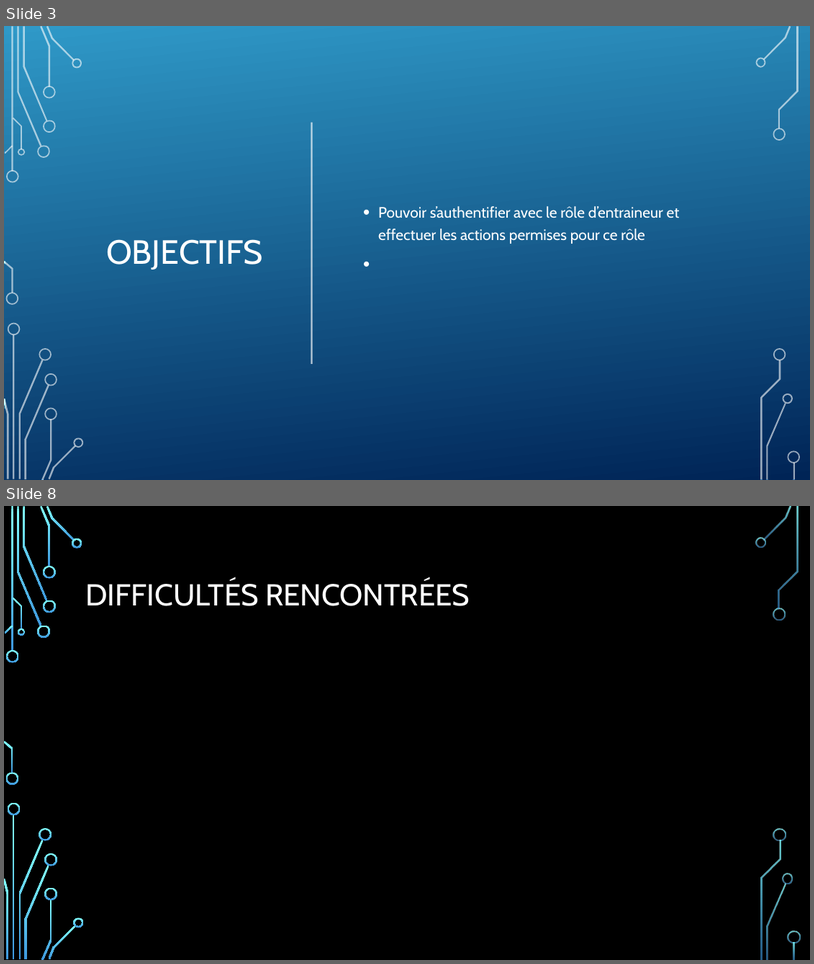
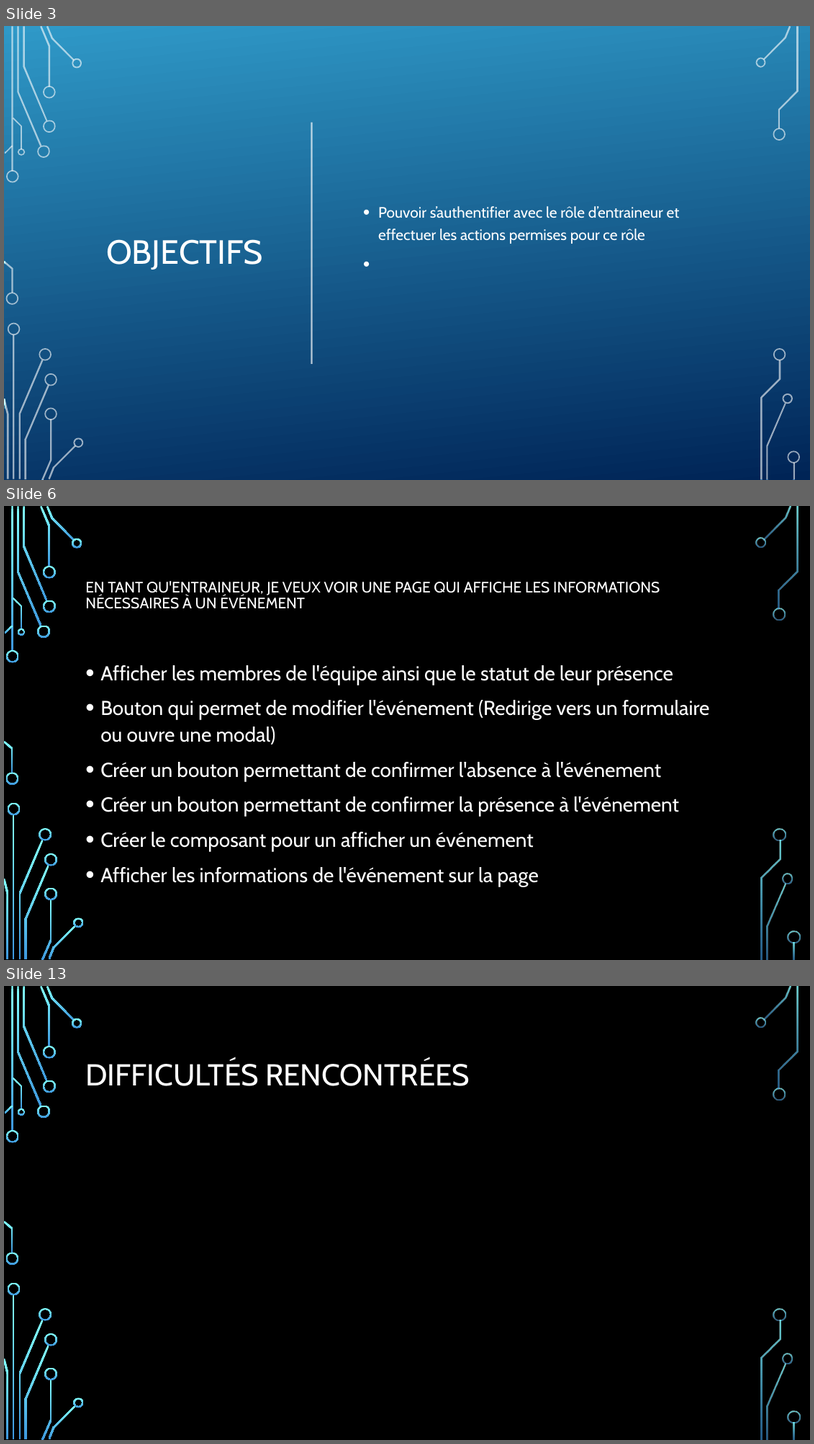
Before and after one commit to DFC-Informatique-Cegep-de-Sainte-Foy/GestionEquipesSportives, a slide deck: Documentation/Revue 3/Presentation_Revue_3.pptx. Shown one above the other, each under a label of ours: slides 3 and 8 before the commit, slides 3, 6 and 13 after it; the slides between them are not shown. The pictures are 814x964 and 814x1444 pixels, drawn with LibreOffice and Linux fonts; fonts in the diff are those of the drawing; background and template pictures are left out. Boxes give left, top, right and bottom in pixels: in the first picture for what was removed or moved away, otherwise in the second. Text is boxed around its words. In the diff, an @@ line names an element or a change of style, - is before the commit and + after.

```diff
--- a/Documentation/Revue 3/Presentation_Revue_3.pptx
+++ b/Documentation/Revue 3/Presentation_Revue_3.pptx
@@ slide 6 added at box(4, 506, 810, 960), background picture (left out); not listed: 36 template elements that a slide beside it also shows @@
@@ title added at box(85, 581, 660, 609), 18 pt, text #FFFFFF @@
+EN TANT QU'ENTRAINEUR, JE VEUX VOIR UNE PAGE QUI AFFICHE LES INFORMATIONS NÉCESSAIRES À UN ÉVÉNEMENT
@@ text added at box(100, 665, 710, 886), 24 pt, text #FFFFFF @@
+• Afficher les membres de l'équipe ainsi que le statut de leur présence
+• Bouton qui permet de modifier l'événement (Redirige vers un formulaire ou ouvre une modal)
+• Créer un bouton permettant de confirmer l'absence à l'événement
+• Créer un bouton permettant de confirmer la présence à l'événement
+• Créer le composant pour un afficher un événement
+• Afficher les informations de l'événement sur la page
@@ what was slide 8 is now slide 13 @@
```
Also in this commit, not shown: 1 slide changed, 5 other slides added, 1 slide removed.
